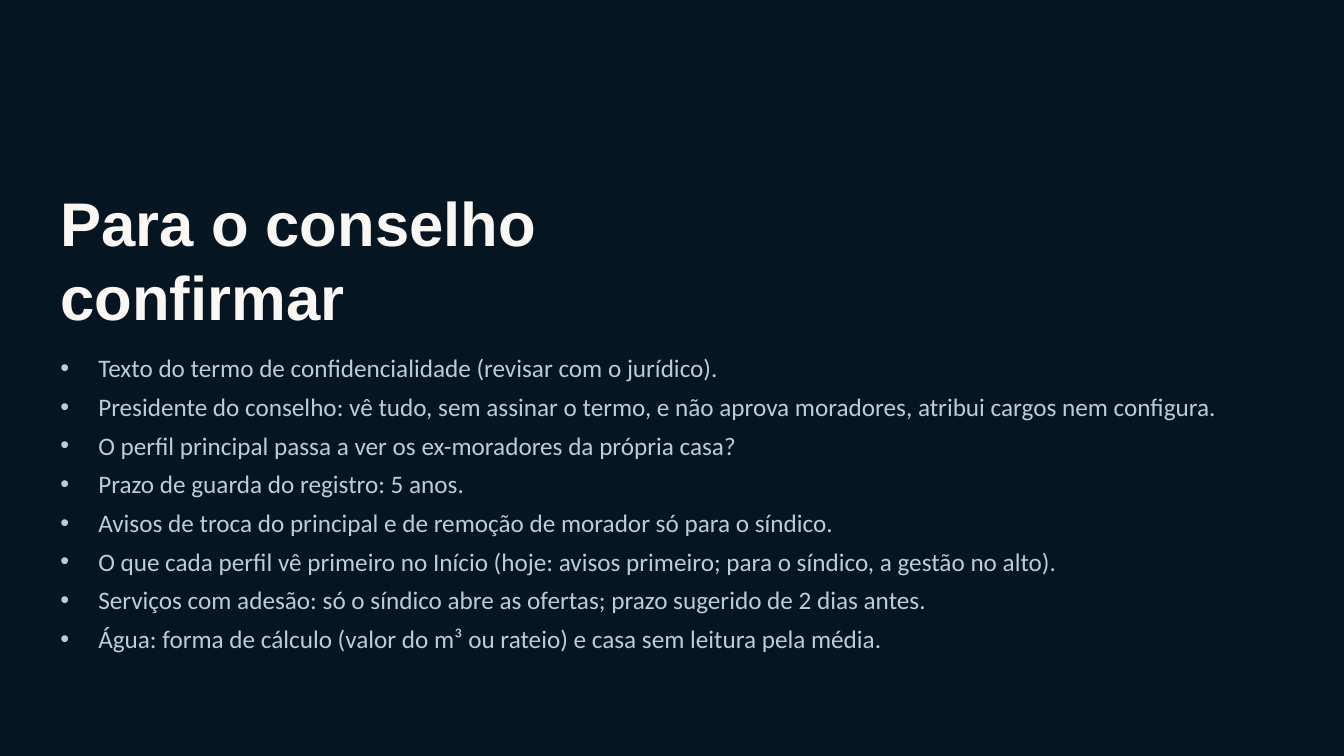
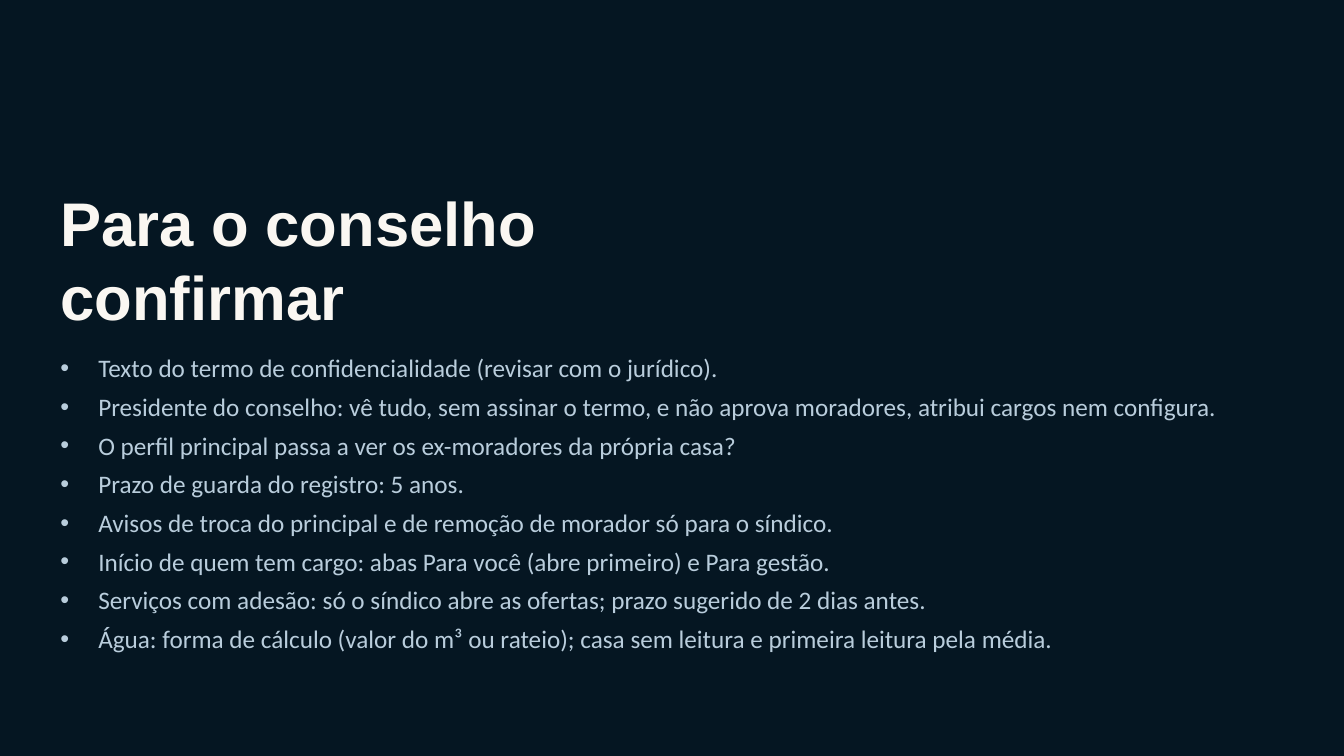
Before and after one commit to paulamuhlbach/recantoferrari, a slide deck: slide 14 of apresentacoes/Personas-e-perfis-de-acesso.pptx. Drawn at 1344x756 pixels with LibreOffice and Linux fonts; fonts in the diff are those of the drawing. Boxes give left, top, right and bottom in pixels: in the first picture for what was removed or moved away, otherwise in the second. Text is boxed around its words. In the diff, an @@ line names an element or a change of style, - is before the commit and + after.

```diff
--- a/apresentacoes/Personas-e-perfis-de-acesso.pptx
+++ b/apresentacoes/Personas-e-perfis-de-acesso.pptx
@@ text at [98,553,830,576]: text changed @@
-• O que cada perfil vê primeiro no Início (hoje: avisos primeiro; para o síndico, a gestão no alto).
+• Início de quem tem cargo: abas Para você (abre primeiro) e Para gestão.
@@ text at [98,628,1052,653]: text changed @@
-• Água: forma de cálculo (valor do m³ ou rateio) e casa sem leitura pela média.
+• Água: forma de cálculo (valor do m³ ou rateio); casa sem leitura e primeira leitura pela média.
```
Also in this commit, not shown: 5 other slides changed, 3 other files.
